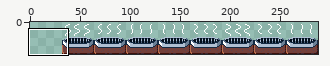
Sprite sheet, stored at src/assets/images/fan-2.png. Above, an overview of the earlier version with the close-up marked.
Close-up. First the earlier version:
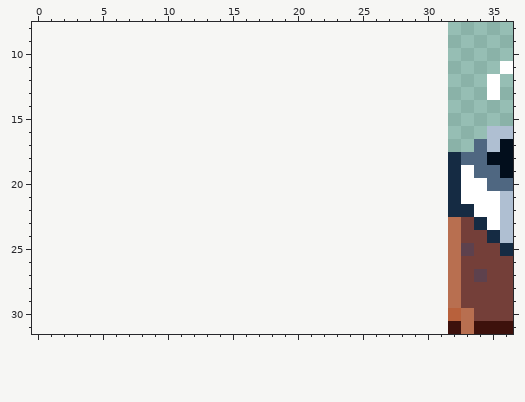
The file is 256x32 pixels. Colours within 5 levels of each other are drawn and written as one. Shown: x 0..36, y 8..31. The old version is drawn lined up with the new one, on the new canvas.
Now the later version:
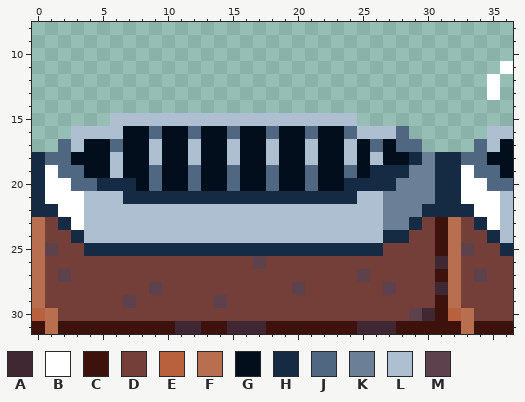
Palette (. is transparent): A #3f2832  B #ffffff  C #3d110c  D #743f39  E #b8613c  F #b86f50  G #020e1c  H #152b43  J #4f6781  K #6b8096  L #afbfd2  M #5d414d
Diff:
canvas 256x32 -> 288x32, the old top-left corner now at 32,0
Colour A now appears in row 26 at x 31; in row 28 at x 31; in row 30 at x 30; in row 31 at x 11 to 12, 15 to 17 and 25 to 27.
Colour B now appears in row 19 at x 1; in row 20 at x 1 to 2; in row 21 at x 1 to 3; in row 22 at x 2 to 3; in row 23 at x 3.
Colour C now appears in rows 23 to 25 at x 31; in row 27 at x 31; in rows 29 to 30 at x 31; in row 31 at x 0, 2 to 10, 13 to 14, 18 to 24 and 28 to 31.
Colour D now appears in row 23 at x 1 and 30; in row 24 at x 1 to 2 and 29 to 30; in row 25 at x 2 to 3 and 27 to 30; in row 26 at x 1 to 16 and 18 to 30; in row 27 at x 1, 3 to 24 and 26 to 30; in row 28 at x 1 to 8, 10 to 19, 21 to 26 and 28 to 30.
Colour D now appears in row 29 at x 1 to 6, 8 to 13 and 15 to 30; in row 30 at x 2 to 28.
Colour E now appears in row 30 at x 0.
Colour F now appears in rows 23 to 29 at x 0; in rows 30 to 31 at x 1.
Colour G now appears in row 16 at x 7 to 8, 10 to 11, 13 to 14, 16 to 17, 19 to 20 and 22 to 23; in row 17 at x 4 to 5, 7 to 8, 10 to 11, 13 to 14, 16 to 17, 19 to 20, 22 to 23, 25 and 27; in row 18 at x 3 to 5, 7 to 8, 10 to 11, 13 to 14, 16 to 17, 19 to 20, 22 to 23, 25 and 27 to 28; in row 19 at x 4 to 5, 7 to 8, 10 to 11, 13 to 14, 16 to 17, 19 to 20, 22 to 23 and 25; in row 20 at x 8, 10 to 11, 13 to 14, 16 to 17, 19 to 20 and 22 to 23.
Colour H now appears in row 18 at x 0, 29 and 31; in row 19 at x 0, 26 to 28 and 31; in row 20 at x 0, 5 to 7, 24 to 27 and 31; in row 21 at x 0, 7 to 24 and 31; in row 22 at x 0 to 1 and 30 to 31; in row 23 at x 2 and 29.
Colour H now appears in row 24 at x 3 and 27 to 28; in row 25 at x 4 to 26.
Colour J now appears in row 16 at x 9, 12, 15, 18, 21, 24 and 28; in row 17 at x 2, 6, 26 and 28 to 29; in row 18 at x 1 to 2; in row 19 at x 2 to 3, 9, 12, 15, 18, 21 and 24; in row 20 at x 3 to 4, 9, 12, 15, 18 and 21.
Colour K now appears in row 18 at x 30; in row 19 at x 29 to 30; in row 20 at x 28 to 30; in row 21 at x 27 to 30; in row 22 at x 27 to 29; in row 23 at x 27 to 28.
Colour L now appears in row 15 at x 6 to 24; in row 16 at x 3 to 6 and 25 to 27; in row 17 at x 3, 9, 12, 15, 18, 21 and 24; in row 18 at x 6, 9, 12, 15, 18, 21, 24 and 26; in row 19 at x 6; in row 21 at x 4 to 6 and 25 to 26.
Colour L now appears in rows 22 to 24 at x 4 to 26.
Colour M now appears in row 25 at x 1; in row 26 at x 17; in row 27 at x 2 and 25; in row 28 at x 9, 20 and 27; in row 29 at x 7 and 14; in row 30 at x 29.
Where, in picture pixels (left, top, right, bottom), the same in both close-ups:
added: (32, 113, 448, 334)
